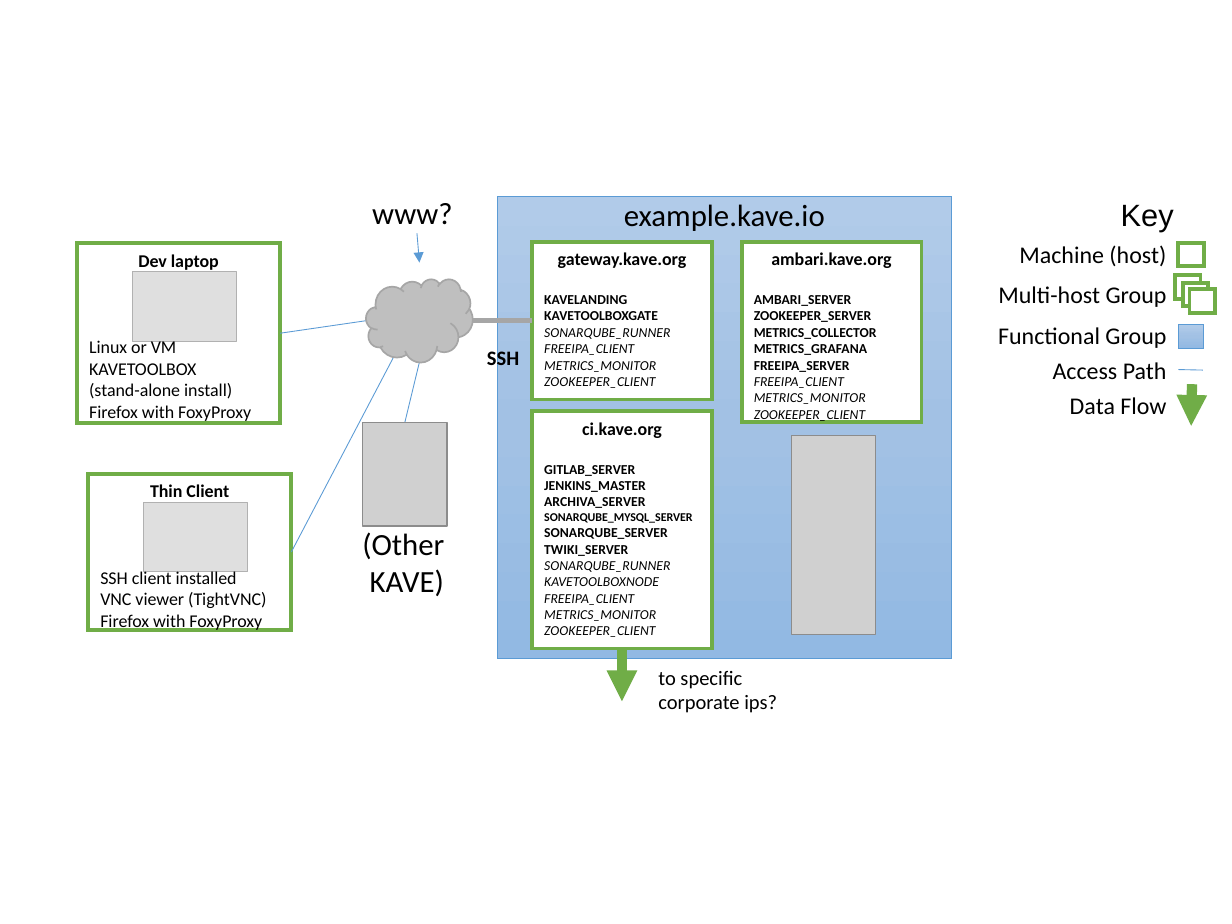
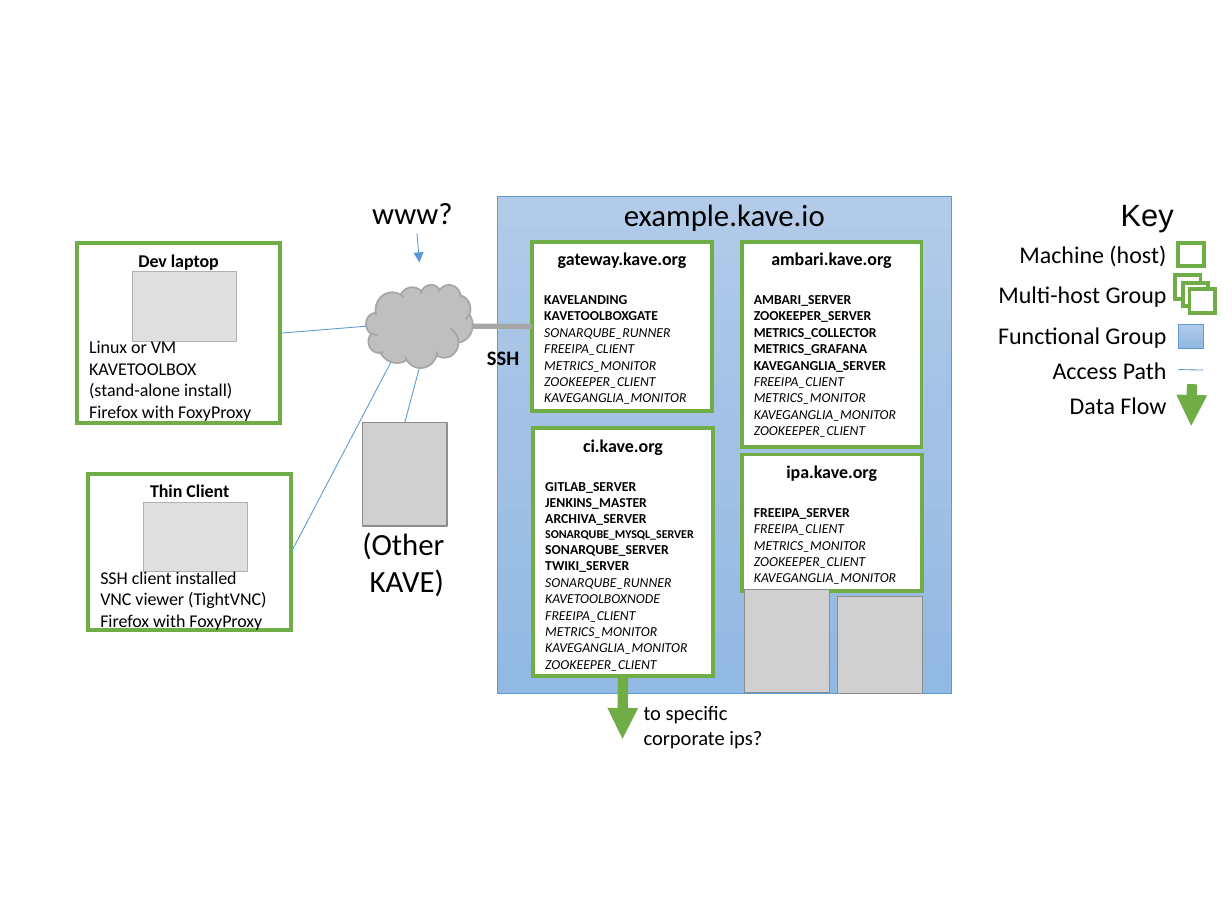
Before and after one commit to KaveIO/AmbariKave, a slide deck: slide 1 of Figs/KaveExamples.pptx. Drawn at 1232x924 pixels with LibreOffice and Linux fonts; fonts in the diff are those of the drawing; grey boxes stand for pictures. Boxes give left, top, right and bottom in pixels: in the first picture for what was removed or moved away, otherwise in the second. Text is boxed around its words. In the diff, an @@ line names an element or a change of style, - is before the commit and + after.

```diff
--- a/Figs/KaveExamples.pptx
+++ b/Figs/KaveExamples.pptx
@@ rectangle: place and size @@
-rectangle at box(498, 197, 952, 659)
+rectangle at box(498, 197, 952, 694)
@@ rectangle "gateway.kave.org": place and size @@
-rectangle "gateway.kave.org" at box(532, 241, 712, 399)
+rectangle "gateway.kave.org" at box(532, 241, 712, 411)
@@ rectangle "ambari.kave.org": place and size @@
-rectangle "ambari.kave.org" at box(742, 241, 922, 423)
+rectangle "ambari.kave.org" at box(742, 241, 922, 447)
@@ cloud: place and size @@
-cloud at box(366, 280, 473, 363)
+cloud at box(366, 285, 473, 368)
@@ line moved from (280, 333) - (366, 320) to (280, 333) - (366, 326) @@
@@ line moved from (473, 320) - (532, 320) to (473, 326) - (532, 326) @@
@@ line moved from (405, 423) - (419, 362) to (405, 423) - (419, 367) @@
@@ text in rectangle at box(754, 361, 886, 372): text changed @@
-FREEIPA_SERVER
+KAVEGANGLIA_SERVER
@@ text in rectangle at box(544, 393, 686, 404): paragraph added @@
+KAVEGANGLIA_MONITOR
@@ text in rectangle at box(754, 410, 896, 421): paragraph added @@
+KAVEGANGLIA_MONITOR
@@ rectangle "ci.kave.org": place and size @@
-rectangle "ci.kave.org" at box(532, 411, 712, 649)
+rectangle "ci.kave.org" at box(533, 429, 713, 676)
@@ rectangle added at box(742, 455, 922, 591), fill #FFFFFF, outline #70AD47 2.25 pt, 8 pt, text #000000, italic @@
+ipa.kave.org
+FREEIPA_SERVER
+FREEIPA_CLIENT
+METRICS_MONITOR
+ZOOKEEPER_CLIENT
+KAVEGANGLIA_MONITOR
@@ picture: place and size @@
-picture at box(791, 435, 876, 634)
+picture at box(745, 589, 830, 692)
@@ picture added at box(838, 596, 923, 694) @@
@@ text in rectangle at box(545, 643, 687, 654): paragraph added @@
+KAVEGANGLIA_MONITOR
@@ arrow moved from (622, 648) - (622, 701) to (623, 675) - (622, 739) @@
@@ text "to specific": place and size @@
-text "to specific" at box(658, 671, 777, 713)
+text "to specific" at box(644, 706, 762, 749)
```
Also in this commit, not shown: 2 other slides changed, 5 other files.
